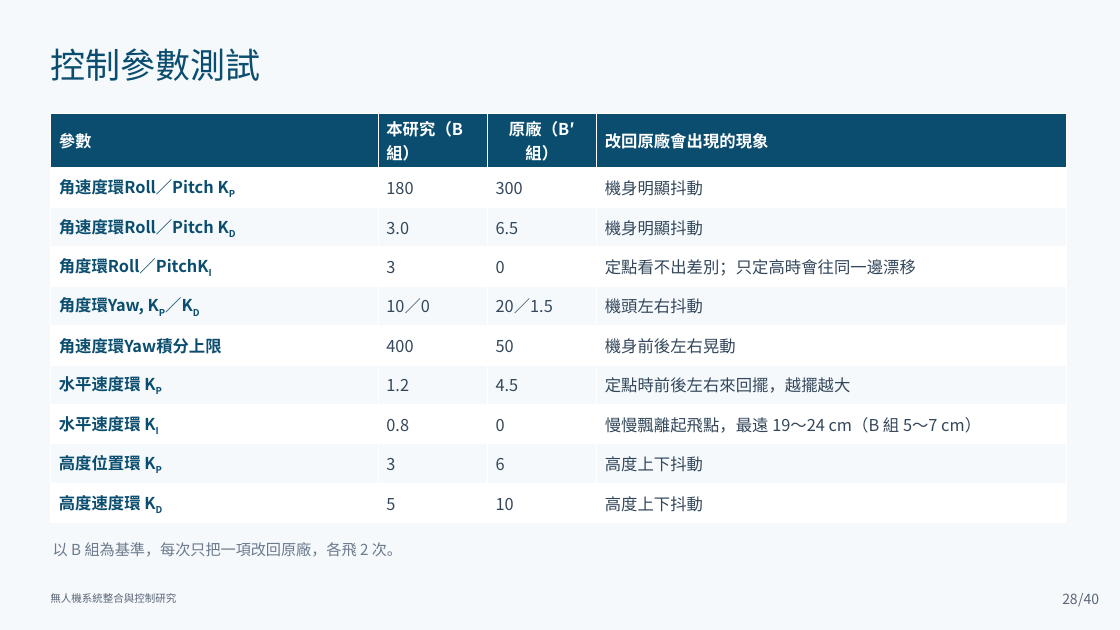
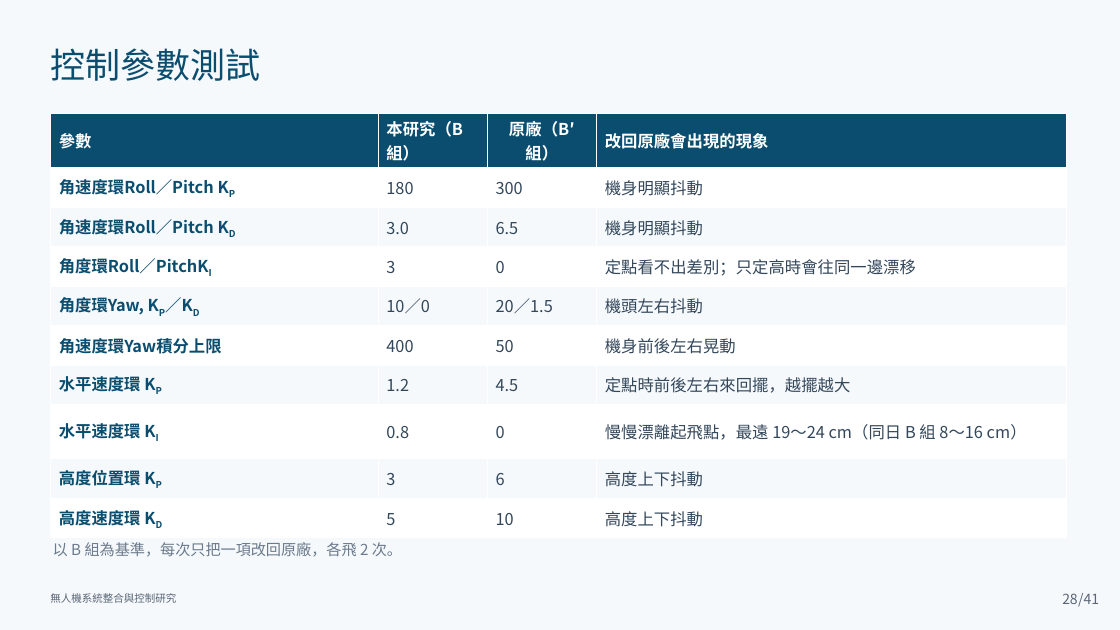
Before and after one commit to lingken1028/-, a slide deck: slide 28 of 無人機系統整合與控制研究_口試簡報 2.pptx. Drawn at 1120x630 pixels with LibreOffice and Linux fonts; fonts in the diff are those of the drawing. Boxes give left, top, right and bottom in pixels: in the first picture for what was removed or moved away, otherwise in the second. Text is boxed around its words. In the diff, an @@ line names an element or a change of style, - is before the commit and + after.

```diff
--- a/無人機系統整合與控制研究_口試簡報 2.pptx
+++ b/無人機系統整合與控制研究_口試簡報 2.pptx
@@ table at <box>50,113,1067,533</box> @@
-row 8, column 4: 慢慢飄離起飛點，最遠 19～24 cm（B 組 5～7 cm）
+row 8, column 4: 慢慢漂離起飛點，最遠 19～24 cm（同日 B 組 8～16 cm）
@@ text at <box>1078,593,1099,607</box>: text changed @@
-/40
+/41
```
Also in this commit, not shown: 82 other slides changed, 2 slides added.
